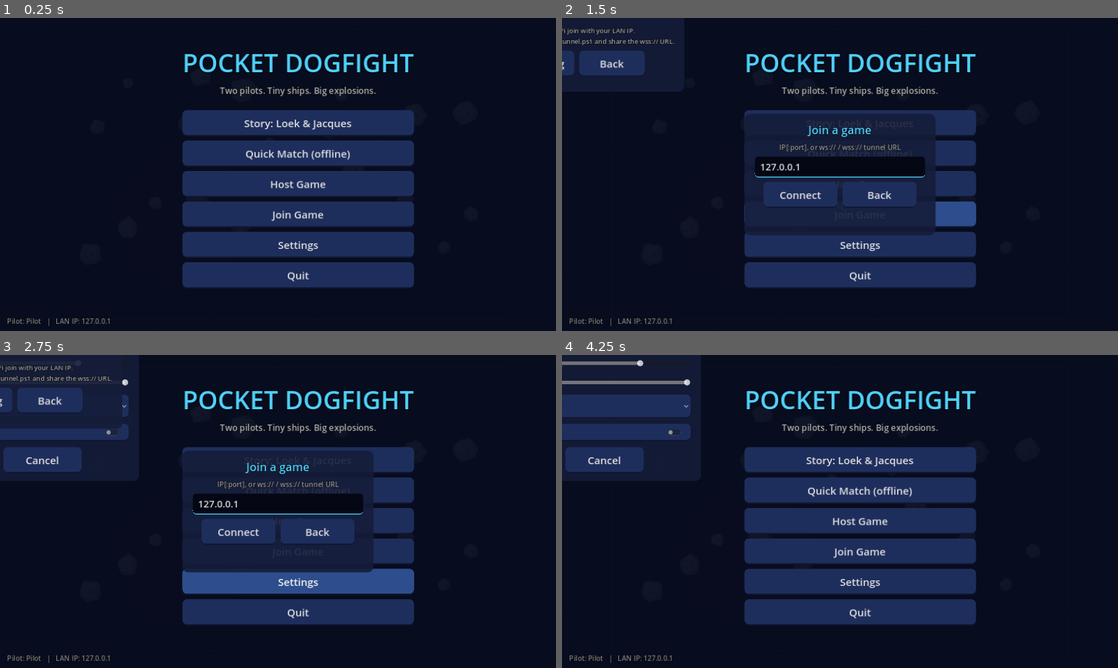
Above: before the commit, frames 1-4 (two rows, left to right).
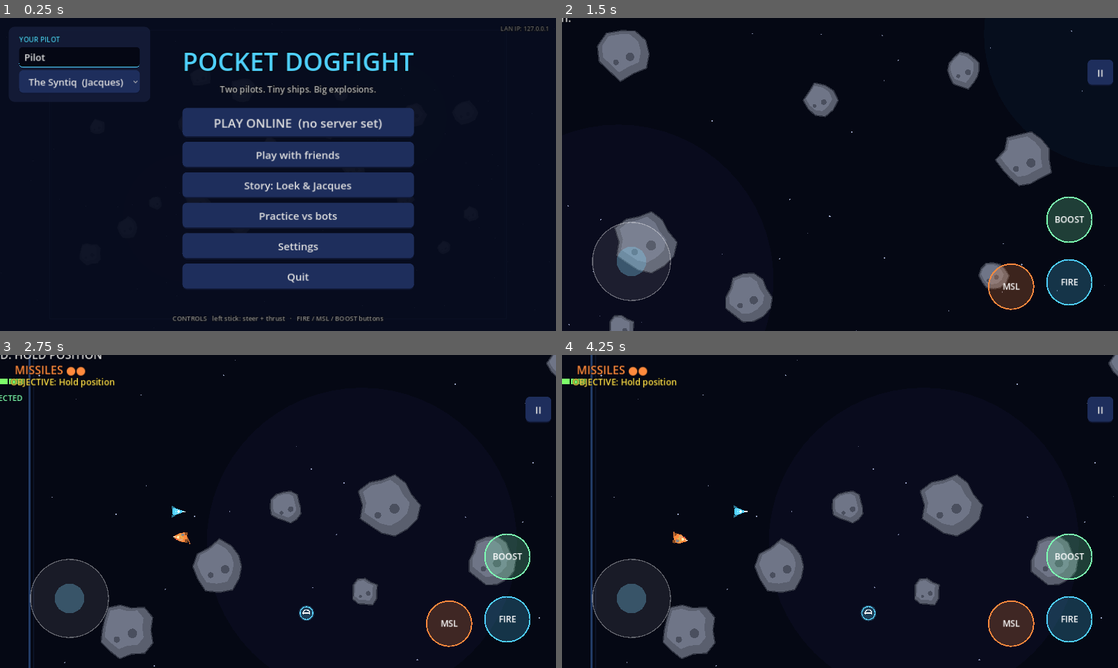
Above: after the commit, the same moments.

Repository: Jacquesmaas2/Pocket-DogFight
Game: Godot game, scene res://scenes/bootstrap/bootstrap.tscn
Same seed, same stepped clock (60 frames per second), same inputs: the game is played once before the commit and once after it.
Inputs (mouse positions are in pixels of both pictures, inside the frame that each line leads up to):
- Up to frame 1 (0.25 s): no input
- Up to frame 2 (1.5 s): click (862, 183) at 0.5 s, where only the run before the commit has a clickable "Host Game"; click (862, 215) at 1.25 s, where only the run before the commit has a clickable "Join Game"
- Up to frame 3 (2.75 s): click (300, 580) at 2 s, where only the run before the commit has a clickable "Settings"
- Up to frame 4 (4.25 s): click (878, 533) at 2.75 s, where only the run before the commit has a clickable "Back"; click (612, 401) at 3.5 s, where only the run before the commit has a clickable "Back"

The runs differ from the first frame. In frame 1, 7.4% of the frame differs, in the area x 1-99%, y 2-99%; in frame 2, 36%; in frame 3, 38%; in frame 4, 38%, in the area x 0-100%, y 0-100%.

Commit message:
Clearer UI (PLAY ONLINE, pilot card, friends/join panels, lobby invite link + copy, status/countdown) and online hosting system (dedicated server lifecycle, Dockerfile, fly.toml, render.yaml, server.txt via repo variable, go_online.ps1)

Diff:
--- a/project.godot
+++ b/project.godot
@@ -96,6 +96,13 @@
 common/physics_ticks_per_second=60
 2d/default_gravity=0.0
 
+[pocket_dogfight]
+
+; Public always-on server used by PLAY ONLINE (wss://host). Overridden by PD_DEFAULT_SERVER env or build/web/server.txt.
+default_server=""
+; Public URL of the browser build; used to build share links from native clients.
+web_client_url="https://jacquesmaas2.github.io/Pocket-DogFight/"
+
 [rendering]
 
 renderer/rendering_method="gl_compatibility"
--- a/scripts/core/bootstrap.gd
+++ b/scripts/core/bootstrap.gd
@@ -1,21 +1,52 @@
 extends Node
-## Bootstrap: applies theme, handles dedicated-server start, then opens the menu.
+## Bootstrap: dedicated-server lifecycle, or open the menu.
+## Dedicated server: waits in this scene, counts down once 2+ pilots are present, starts the match,
+## and comes back here when the match is empty.
+
+const START_COUNTDOWN := 12
+var _countdown: int = -1
+var _timer: Timer
 
 
 func _ready() -> void:
-	if Net.is_dedicated:
+	if not Net.is_dedicated:
+		Game.goto("menu")
+		return
+	if not Net.is_online():
 		var err := Net.host("", true)
 		if err != OK:
 			push_error("Dedicated server failed to start")
 			get_tree().quit(1)
 			return
 		print("Pocket Dogfight dedicated server listening on port %d (%s)" % [Net.port, Net.transport])
-		Net.players_changed.connect(_auto_start)
-		return
-	Game.goto("menu")
+	_timer = Timer.new()
+	_timer.wait_time = 1.0
+	_timer.timeout.connect(_tick)
+	add_child(_timer)
+	_timer.start()
+	Net.players_changed.connect(_update_status)
+	_update_status()
 
 
-func _auto_start() -> void:
-	# Dedicated server: start the match once two players are present and nothing is running.
-	if Net.players.size() >= 2 and get_tree().current_scene == self:
+func _update_status() -> void:
+	var n := Net.players.size()
+	if n >= 2:
+		if _countdown < 0:
+			_countdown = START_COUNTDOWN
+		Net.set_lobby_status("Match starting", _countdown)
+	else:
+		_countdown = -1
+		Net.set_lobby_status("Waiting for players  %d / 2" % n)
+
+
+func _tick() -> void:
+	if _countdown < 0:
+		return
+	_countdown -= 1
+	if _countdown <= 0:
+		_timer.stop()
+		Net.set_lobby_status("Launching…", 0)
+		print("Starting match with %d players" % Net.players.size())
 		Game.start_match()
+	else:
+		Net.set_lobby_status("Match starting", _countdown)
--- a/scripts/gameplay/match_manager.gd
+++ b/scripts/gameplay/match_manager.gd
@@ -246,6 +246,9 @@
 		respawn_timers.erase(id)
 		if ships.find_ship(id) != null:
 			ships.server_remove(id)
+		if Net.is_dedicated and Net.players.is_empty():
+			# Empty dedicated server: go back to the waiting lobby for the next group.
+			get_tree().call_deferred("change_scene_to_file", "res://scenes/bootstrap/bootstrap.tscn")
 
 
 func _on_ship_spawned(ship: Ship) -> void:
--- a/scripts/multiplayer/network_manager.gd
+++ b/scripts/multiplayer/network_manager.gd
@@ -8,6 +8,7 @@
 signal connected_to_host
 signal disconnected_from_host
 signal hosting_started
+signal lobby_status_changed(text: String, seconds_left: int)
 
 const TRANSPORT_ENET := "enet"
 const TRANSPORT_WEBSOCKET := "websocket"
@@ -19,6 +20,10 @@
 var port: int = 24565
 var public_url: String = ""
 var story_mode: bool = false
+## Public "always on" server the PLAY ONLINE button connects to (project setting / env / server.txt on web).
+var default_server: String = ""
+var lobby_status: String = ""
+var lobby_seconds: int = -1
 # External multiplayer service configuration (never committed values; see WEB-DEPLOYMENT.md).
 var signaling_url: String = ""
 var ice_servers: Array = [] # e.g. [{"urls": ["stun:stun.example.org:3478"]}]
@@ -37,7 +42,13 @@
 
 
 func _read_environment() -> void:
+	default_server = str(ProjectSettings.get_setting("pocket_dogfight/default_server", ""))
+	var env_default := OS.get_environment("PD_DEFAULT_SERVER")
+	if env_default != "":
+		default_server = env_default
 	var env_port := OS.get_environment("PD_PORT")
+	if env_port == "":
+		env_port = OS.get_environment("PORT") # Fly.io / Render / Railway convention
 	if env_port.is_valid_int():
 		port = int(env_port)
 	var env_transport := OS.get_environment("PD_TRANSPORT")
@@ -207,6 +218,8 @@
 
 func _on_connected() -> void:
 	_hello.rpc_id(1, Settings.player_name, Settings.preferred_ship)
+	if _pending_timeout != null and _pending_timeout.timeout.is_connected(_on_connect_timeout):
+		_pending_timeout.timeout.disconnect(_on_connect_timeout)
 	connected_to_host.emit()
 
 
@@ -241,6 +254,8 @@
 		color += 1
 	players[id] = _make_player(pname, ship, color)
 	_sync_players.rpc(players)
+	if lobby_status != "":
+		_lobby_status.rpc_id(id, lobby_status, lobby_seconds)
 	players_changed.emit()
 
 
@@ -248,6 +263,33 @@
 func _sync_players(data: Dictionary) -> void:
 	players = data
 	players_changed.emit()
+
+
+## Server: tell everyone in the lobby what is happening ("Waiting for players 1/2", countdown...).
+func set_lobby_status(text: String, seconds_left: int = -1) -> void:
+	if not is_server():
+		return
+	_lobby_status.rpc(text, seconds_left)
+	_lobby_status(text, seconds_left)
+
+
+@rpc("authority", "reliable", "call_remote")
+func _lobby_status(text: String, seconds_left: int) -> void:
+	lobby_status = text
+	lobby_seconds = seconds_left
+	lobby_status_changed.emit(text, seconds_left)
+
+
+## Share link for the browser build (falls back to the raw server address).
+func share_link(server_address: String) -> String:
+	var pages := str(ProjectSettings.get_setting("pocket_dogfight/web_client_url", ""))
+	if OS.has_feature("web"):
+		var origin = JavaScriptBridge.eval("window.location.origin + window.location.pathname", true)
+		if origin != null and str(origin) != "":
+			pages = str(origin)
+	if pages == "":
+		return server_address
+	return "%s?server=%s" % [pages, server_address]
 
 
 func broadcast_players() -> void:
--- a/scripts/ui/lobby.gd
+++ b/scripts/ui/lobby.gd
@@ -1,9 +1,13 @@
 extends Control
-## Pre-match lobby: player list, connection info, start (host only).
+## Pre-match lobby: who is here, how to invite others, when the match starts.
 
 var _list: VBoxContainer
-var _info: Label
+var _status: Label
+var _link_edit: LineEdit
+var _copy_btn: Button
 var _start_btn: Button
+var _count_label: Label
+var _hint: Label
 
 
 func _ready() -> void:
@@ -13,45 +17,92 @@
 	var box := VBoxContainer.new()
 	box.add_theme_constant_override("separation", 12)
 	box.add_child(UIKit.title("LOBBY"))
-	_info = UIKit.label("", 18, Color(1, 1, 1, 0.75), HORIZONTAL_ALIGNMENT_CENTER)
-	_info.autowrap_mode = TextServer.AUTOWRAP_WORD_SMART
-	box.add_child(_info)
+	_count_label = UIKit.label("", 22, Color.WHITE, HORIZONTAL_ALIGNMENT_CENTER)
+	box.add_child(_count_label)
 	_list = VBoxContainer.new()
+	_list.custom_minimum_size.y = 150
 	box.add_child(UIKit.panel(_list))
+
+	var invite := VBoxContainer.new()
+	invite.add_theme_constant_override("separation", 6)
+	invite.add_child(UIKit.label("INVITE FRIENDS — send them this link", 15, UIKit.ACCENT))
 	var row := HBoxContainer.new()
-	row.alignment = BoxContainer.ALIGNMENT_CENTER
-	row.add_theme_constant_override("separation", 12)
-	_start_btn = UIKit.button("Start Match", func() -> void: Game.start_match(), 220)
-	row.add_child(_start_btn)
-	row.add_child(UIKit.button("Leave", func() -> void: Game.return_to_menu(), 160))
-	box.add_child(row)
+	row.add_theme_constant_override("separation", 8)
+	_link_edit = LineEdit.new()
+	_link_edit.editable = false
+	_link_edit.size_flags_horizontal = SIZE_EXPAND_FILL
+	_link_edit.custom_minimum_size.y = 44
+	row.add_child(_link_edit)
+	_copy_btn = UIKit.button("Copy", _copy_link, 110)
+	row.add_child(_copy_btn)
+	invite.add_child(row)
+	_hint = UIKit.label("", 14, Color(1, 1, 1, 0.6))
+	_hint.autowrap_mode = TextServer.AUTOWRAP_WORD_SMART
+	invite.add_child(_hint)
+	box.add_child(UIKit.panel(invite))
+
+	_status = UIKit.label("", 18, Color("ffe04a"), HORIZONTAL_ALIGNMENT_CENTER)
+	_status.autowrap_mode = TextServer.AUTOWRAP_WORD_SMART
+	box.add_child(_status)
+	var btns := HBoxContainer.new()
+	btns.alignment = BoxContainer.ALIGNMENT_CENTER
+	btns.add_theme_constant_override("separation", 12)
+	_start_btn = UIKit.button("START MATCH", func() -> void: Game.start_match(), 240)
+	_start_btn.custom_minimum_size.y = 60
+	btns.add_child(_start_btn)
+	btns.add_child(UIKit.button("Leave", func() -> void: Game.return_to_menu(), 160))
+	box.add_child(btns)
 	box.set_anchors_preset(PRESET_CENTER)
-	box.offset_left = -360
-	box.offset_right = 360
-	box.offset_top = -280
-	box.offset_bottom = 280
+	box.offset_left = -380
+	box.offset_right = 380
+	box.offset_top = -330
+	box.offset_bottom = 330
 	add_child(box)
 	Net.players_changed.connect(_refresh)
+	Net.lobby_status_changed.connect(func(_t: String, _s: int) -> void: _refresh())
 	_refresh()
+
+
+func _server_address() -> String:
+	if Net.is_server():
+		if Net.public_url != "":
+			return Net.public_url
+		return "%s%s:%d" % ["ws://" if Net.transport == Net.TRANSPORT_WEBSOCKET else "enet://", Net.local_ip_hint(), Net.port]
+	return Settings.last_address if Settings.last_address != "" else Net.default_server
 
 
 func _refresh() -> void:
 	for c in _list.get_children():
 		c.queue_free()
+	var n := Net.players.size()
+	_count_label.text = "%d / %d pilots" % [n, Config.match_config.max_players]
 	for id in Net.players:
 		var p: Dictionary = Net.players[id]
-		var txt := "%s  —  %s%s" % [p["name"], Config.ship_stats(p["ship"]).display_name, "  (host)" if id == 1 else ""]
-		_list.add_child(UIKit.label(txt, 22, Net.player_color(id)))
-	if _list.get_child_count() == 0:
-		_list.add_child(UIKit.label("Waiting for players...", 20, Color(1, 1, 1, 0.5)))
+		var you := "  (you)" if id == Net.local_id() else ""
+		var host := "  · host" if id == 1 and not Net.is_dedicated else ""
+		_list.add_child(UIKit.label("●  %s  —  %s%s%s" % [p["name"], Config.ship_stats(p["ship"]).display_name, host, you], 22, Net.player_color(id)))
+	if n == 0:
+		_list.add_child(UIKit.label("Nobody here yet.", 20, Color(1, 1, 1, 0.5)))
+	_link_edit.text = Net.share_link(_server_address())
 	_start_btn.visible = Net.is_server()
+	_start_btn.disabled = n < 1
 	if Net.is_server():
-		var scheme := "ws://" if Net.transport == Net.TRANSPORT_WEBSOCKET else ""
-		var lines := ["Hosting via %s on port %d" % [Net.transport.to_upper(), Net.port], "LAN: %s%s:%d" % [scheme, Net.local_ip_hint(), Net.port]]
-		if Net.public_url != "":
-			lines.append("Public: %s" % Net.public_url)
+		_hint.text = "LAN players can also type %s. For the internet keep a tunnel running (tools/start_tunnel.ps1) or use a hosted server." % _server_address()
+		_status.text = "You are the host. Press START MATCH when everyone is in (players can still join later)."
+	else:
+		_hint.text = "Anyone who opens this link lands in the same lobby."
+		if Net.lobby_status != "":
+			_status.text = Net.lobby_status if Net.lobby_seconds < 0 else "%s  (%ds)" % [Net.lobby_status, Net.lobby_seconds]
 		else:
-			lines.append("Public: run tools/start_tunnel.ps1 and share the wss:// URL")
-		_info.text = "\n".join(lines)
+			_status.text = "Connected. Waiting for the host to start." if n >= 2 else "Connected. Waiting for more pilots…"
+
+
+func _copy_link() -> void:
+	var link := _link_edit.text
+	if OS.has_feature("web"):
+		JavaScriptBridge.eval("navigator.clipboard && navigator.clipboard.writeText(%s)" % JSON.stringify(link), true)
 	else:
-		_info.text = "Connected. Waiting for the host to start."
+		DisplayServer.clipboard_set(link)
+	_copy_btn.text = "Copied!"
+	Audio.play("powerup", -8.0)
+	get_tree().create_timer(1.5).timeout.connect(func() -> void: _copy_btn.text = "Copy")
--- a/scripts/ui/main_menu.gd
+++ b/scripts/ui/main_menu.gd
@@ -1,11 +1,16 @@
 extends Control
-## Main menu: Story, Host, Join, Settings, Quit.
+## Main menu: one obvious way to play online, friends/LAN options, story, practice, settings.
 
 var _settings: Control
 var _status: Label
 var _address: LineEdit
-var _transport: OptionButton
 var _join_panel: PanelContainer
+var _friends_panel: PanelContainer
+var _name_edit: LineEdit
+var _ship_opt: OptionButton
+var _online_btn: Button
+var _connecting: bool = false
+var _http: HTTPRequest
 
 
 func _ready() -> void:
@@ -13,11 +18,36 @@
 	set_anchors_preset(PRESET_FULL_RECT)
 	UIKit.fullscreen_bg(self)
 	var bg: Node2D = load("res://scenes/arenas/asteroid_belt.tscn").instantiate()
-	bg.build_asteroids = true
 	bg.position = get_viewport_rect().size / 2
 	bg.scale = Vector2(0.35, 0.35)
 	add_child(bg)
 	move_child(bg, 1)
+
+	_build_main()
+	_build_pilot_card()
+	_build_friends_panel()
+	_build_join_panel()
+	_build_help()
+	_settings = load("res://scripts/ui/settings_menu.gd").new()
+	add_child(_settings)
+	var hb: Control = load("res://scripts/ui/host_dialog.gd").new()
+	hb.name = "HostDialog"
+	add_child(hb)
+
+	Net.connection_failed.connect(_on_failed)
+	Net.connected_to_host.connect(func() -> void: Game.goto("lobby"))
+	Settings.changed.connect(_refresh_pilot)
+	_refresh_online_button()
+	if OS.has_feature("web"):
+		_fetch_web_default_server()
+	var param := _url_server_param()
+	if param != "":
+		_address.text = param
+		_connect_to(param)
+
+
+# ---------------------------------------------------------------- layout
+func _build_main() -> void:
 	var box := VBoxContainer.new()
 	box.alignment = BoxContainer.ALIGNMENT_CENTER
 	box.add_theme_constant_override("separation", 10)
@@ -25,103 +55,218 @@
 	t.add_theme_font_size_override("font_size", 58)
 	box.add_child(t)
 	box.add_child(UIKit.label("Two pilots. Tiny ships. Big explosions.", 20, Color(1, 1, 1, 0.7), HORIZONTAL_ALIGNMENT_CENTER))
-	box.add_child(UIKit.spacer(10))
-	box.add_child(UIKit.button("Story: Loek & Jacques", func() -> void: Game.goto("story_select")))
-	box.add_child(UIKit.button("Quick Match (offline)", _quick_match))
-	if not OS.has_feature("web"):
-		box.add_child(UIKit.button("Host Game", _host))
-	box.add_child(UIKit.button("Join Game", _show_join))
-	box.add_child(UIKit.button("Settings", func() -> void: _settings.open()))
+	box.add_child(UIKit.spacer(8))
+	_online_btn = UIKit.button("PLAY ONLINE", _play_online, 320)
+	_online_btn.custom_minimum_size.y = 68
+	_online_btn.add_theme_font_size_override("font_size", 28)
+	box.add_child(_online_btn)
+	box.add_child(UIKit.button("Play with friends", func() -> void: _show(_friends_panel), 320))
+	box.add_child(UIKit.button("Story: Loek & Jacques", func() -> void: Game.goto("story_select"), 320))
+	box.add_child(UIKit.button("Practice vs bots", _quick_match, 320))
+	box.add_child(UIKit.button("Settings", func() -> void: _settings.open(), 320))
 	if OS.get_name() not in ["Android", "iOS", "Web"]:
-		box.add_child(UIKit.button("Quit", func() -> void: get_tree().quit()))
+		box.add_child(UIKit.button("Quit", func() -> void: get_tree().quit(), 320))
 	_status = UIKit.label("", 18, Color("ffe04a"), HORIZONTAL_ALIGNMENT_CENTER)
+	_status.autowrap_mode = TextServer.AUTOWRAP_WORD_SMART
+	_status.custom_minimum_size.x = 420
 	box.add_child(_status)
 	box.set_anchors_preset(PRESET_CENTER)
 	box.offset_left = -220
 	box.offset_right = 220
-	box.offset_top = -300
-	box.offset_bottom = 300
+	box.offset_top = -330
+	box.offset_bottom = 330
 	add_child(box)
 
+
+func _build_pilot_card() -> void:
+	var col := VBoxContainer.new()
+	col.add_theme_constant_override("separation", 6)
+	col.add_child(UIKit.label("YOUR PILOT", 16, UIKit.ACCENT))
+	_name_edit = LineEdit.new()
+	_name_edit.max_length = 16
+	_name_edit.placeholder_text = "Callsign"
+	_name_edit.text = Settings.player_name
+	_name_edit.custom_minimum_size = Vector2(220, 44)
+	_name_edit.text_submitted.connect(func(_t: String) -> void: _save_pilot())
+	_name_edit.focus_exited.connect(_save_pilot)
+	col.add_child(_name_edit)
+	_ship_opt = OptionButton.new()
+	_ship_opt.add_item("The Syntiq  (Jacques)")
+	_ship_opt.set_item_metadata(0, "syntiq")
+	_ship_opt.add_item("The Bad Idea  (Loek)")
+	_ship_opt.set_item_metadata(1, "bad_idea")
+	_ship_opt.add_item("Pocket Fighter")
+	_ship_opt.set_item_metadata(2, "generic")
+	_ship_opt.item_selected.connect(func(_i: int) -> void: _save_pilot())
+	col.add_child(_ship_opt)
+	var card := UIKit.panel(col)
+	card.set_anchors_preset(PRESET_TOP_LEFT)
+	card.offset_left = 20
+	card.offset_top = 20
+	card.offset_right = 290
+	card.offset_bottom = 170
+	add_child(card)
+	_refresh_pilot()
+
+
+func _build_friends_panel() -> void:
+	var box := VBoxContainer.new()
+	box.add_theme_constant_override("separation", 10)
+	box.add_child(UIKit.label("Play with friends", 26, UIKit.ACCENT, HORIZONTAL_ALIGNMENT_CENTER))
+	if Net.can_host():
+		box.add_child(UIKit.label("Host a game on this device, then share the link from the lobby.", 16, Color(1, 1, 1, 0.65), HORIZONTAL_ALIGNMENT_CENTER))
+		box.add_child(UIKit.button("Host a game", func() -> void: _friends_panel.visible = false; get_node("HostDialog").open(), 300))
+	else:
+		box.add_child(UIKit.label("Browsers can't host. Ask a friend on PC to host, or use PLAY ONLINE.", 16, Color(1, 1, 1, 0.65), HORIZONTAL_ALIGNMENT_CENTER))
+	box.add_child(UIKit.button("Join with a link or address", func() -> void: _friends_panel.visible = false; _show(_join_panel), 300))
+	box.add_child(UIKit.button("Back", func() -> void: _friends_panel.visible = false, 160))
+	_friends_panel = UIKit.panel(box)
+	_friends_panel.set_anchors_preset(PRESET_CENTER)
+	_friends_panel.offset_left = -240
+	_friends_panel.offset_right = 240
+	_friends_panel.offset_top = -150
+	_friends_panel.offset_bottom = 150
+	_friends_panel.visible = false
+	add_child(_friends_panel)
+
+
+func _build_join_panel() -> void:
 	var jb := VBoxContainer.new()
 	jb.add_theme_constant_override("separation", 10)
 	jb.add_child(UIKit.label("Join a game", 26, UIKit.ACCENT, HORIZONTAL_ALIGNMENT_CENTER))
-	jb.add_child(UIKit.label("IP[:port], or ws:// / wss:// tunnel URL", 16, Color(1, 1, 1, 0.6), HORIZONTAL_ALIGNMENT_CENTER))
+	jb.add_child(UIKit.label("Paste the link your friend shared, or an address:\nwss://…  ·  ws://192.168.1.20:24565  ·  192.168.1.20", 15, Color(1, 1, 1, 0.6), HORIZONTAL_ALIGNMENT_CENTER))
 	_address = LineEdit.new()
-	_address.text = _url_server_param() if _url_server_param() != "" else Settings.last_address
-	_address.placeholder_text = "127.0.0.1"
-	_address.custom_minimum_size = Vector2(360, 48)
+	_address.text = Settings.last_address
+	_address.placeholder_text = "wss://example.trycloudflare.com"
+	_address.custom_minimum_size = Vector2(380, 48)
+	_address.text_submitted.connect(func(_t: String) -> void: _join())
 	jb.add_child(_address)
 	var row := HBoxContainer.new()
 	row.alignment = BoxContainer.ALIGNMENT_CENTER
 	row.add_theme_constant_override("separation", 12)
 	row.add_child(UIKit.button("Connect", _join, 170))
-	row.add_child(UIKit.button("Back", func() -> void: _join_panel.visible = false, 170))
+	row.add_child(UIKit.button("Back", func() -> void: _join_panel.visible = false; _cancel_connect(), 170))
 	jb.add_child(row)
 	_join_panel = UIKit.panel(jb)
 	_join_panel.set_anchors_preset(PRESET_CENTER)
-	_join_panel.offset_left = -220
-	_join_panel.offset_right = 220
-	_join_panel.offset_top = -140
-	_join_panel.offset_bottom = 140
+	_join_panel.offset_left = -240
+	_join_panel.offset_right = 240
+	_join_panel.offset_top = -150
+	_join_panel.offset_bottom = 150
 	_join_panel.visible = false
 	add_child(_join_panel)
 
-	_settings = load("res://scripts/ui/settings_menu.gd").new()
-	add_child(_settings)
-
-	var version := UIKit.label("Pilot: %s   |   LAN IP: %s" % [Settings.player_name, Net.local_ip_hint()], 16, Color(1, 1, 1, 0.5))
-	version.set_anchors_preset(PRESET_BOTTOM_LEFT)
-	version.offset_left = 16
-	version.offset_top = -34
-	version.offset_right = 700
-	add_child(version)
-	Settings.changed.connect(func() -> void: version.text = "Pilot: %s   |   LAN IP: %s" % [Settings.player_name, Net.local_ip_hint()])
-
-	Net.connection_failed.connect(_on_failed)
-	Net.connected_to_host.connect(func() -> void: Game.goto("lobby"))
-	var hb: Control = load("res://scripts/ui/host_dialog.gd").new()
-	hb.name = "HostDialog"
-	add_child(hb)
-	if _url_server_param() != "":
-		_show_join()
+
+func _build_help() -> void:
+	var touch := Settings.touch_controls_enabled()
+	var text := "CONTROLS   left stick: steer + thrust   ·   FIRE / MSL / BOOST buttons" if touch else "CONTROLS   W thrust · A/D turn · SPACE laser · SHIFT missile · CTRL boost · TAB scores · ESC pause"
+	var help := UIKit.label(text, 15, Color(1, 1, 1, 0.55), HORIZONTAL_ALIGNMENT_CENTER)
+	help.set_anchors_preset(PRESET_BOTTOM_WIDE)
+	help.offset_top = -40
+	help.offset_bottom = -14
+	add_child(help)
+	var ip := UIKit.label("LAN IP: %s" % Net.local_ip_hint(), 14, Color(1, 1, 1, 0.4), HORIZONTAL_ALIGNMENT_RIGHT)
+	ip.set_anchors_preset(PRESET_TOP_RIGHT)
+	ip.offset_left = -320
+	ip.offset_right = -16
+	ip.offset_top = 14
+	add_child(ip)
+
+
+# ---------------------------------------------------------------- actions
+func _show(panel: Control) -> void:
+	_friends_panel.visible = false
+	_join_panel.visible = false
+	panel.visible = true
+	_status.text = ""
+
+
+func _save_pilot() -> void:
+	var n := _name_edit.text.strip_edges()
+	Settings.player_name = n if not n.is_empty() else "Pilot"
+	Settings.preferred_ship = str(_ship_opt.get_item_metadata(_ship_opt.selected))
+	Settings.save_settings()
+
+
+func _refresh_pilot() -> void:
+	if _name_edit.text != Settings.player_name:
+		_name_edit.text = Settings.player_name
+	for i in _ship_opt.item_count:
+		if _ship_opt.get_item_metadata(i) == Settings.preferred_ship:
+			_ship_opt.select(i)
+
+
+func _refresh_online_button() -> void:
+	var has := Net.default_server != ""
+	_online_btn.text = "PLAY ONLINE" if has else "PLAY ONLINE  (no server set)"
+	_online_btn.tooltip_text = Net.default_server if has else "No public server configured. Use 'Play with friends' to join a link."
+
+
+func _play_online() -> void:
+	if Net.default_server == "":
+		_show(_join_panel)
+		_status.text = "No public server is configured yet. Paste a friend's link, or host one yourself."
+		return
+	_connect_to(Net.default_server)
 
 
 func _quick_match() -> void:
 	Net.host_offline(false)
-	_add_bots_and_start()
-
-
-func _add_bots_and_start() -> void:
-	Game.current_mission_id = -2 # marker: offline quick match with bots
+	Game.current_mission_id = -2
 	Game.goto("match")
-
-
-func _host() -> void:
-	get_node("HostDialog").open()
-
-
-func _show_join() -> void:
-	_join_panel.visible = true
-	_status.text = ""
 
 
 func _join() -> void:
 	var addr := _address.text.strip_edges()
+	# Accept a full share link and extract its server parameter.
+	if addr.contains("?server="):
+		addr = addr.get_slice("?server=", 1).uri_decode()
 	Settings.last_address = addr
 	Settings.save_settings()
-	_status.text = "Connecting to %s..." % addr
+	_connect_to(addr)
+
+
+func _connect_to(addr: String) -> void:
+	if _connecting:
+		return
+	_connecting = true
+	_status.text = "Connecting to %s …" % addr
+	_online_btn.disabled = true
 	if Net.join(addr) != OK:
-		return
+		_connecting = false
+		_online_btn.disabled = false
+
+
+func _cancel_connect() -> void:
+	if _connecting:
+		Net.leave()
+		_connecting = false
+		_online_btn.disabled = false
+		_status.text = ""
 
 
 func _on_failed(reason: String) -> void:
-	_status.text = reason
-
-
-## Browser builds: https://host/?server=wss://... pre-fills (and auto-opens) the join dialog.
+	_connecting = false
+	_online_btn.disabled = false
+	_status.text = reason + "\nCheck the address, or ask the host whether the server is running."
+
+
+# ---------------------------------------------------------------- web helpers
+## Browser builds: https://host/?server=wss://... connects immediately.
 func _url_server_param() -> String:
 	if not OS.has_feature("web"):
 		return ""
 	var v = JavaScriptBridge.eval("new URLSearchParams(window.location.search).get('server') || ''", true)
 	return str(v).strip_edges() if v != null else ""
+
+
+## Browser builds read server.txt next to index.html (written by the deploy workflow).
+func _fetch_web_default_server() -> void:
+	_http = HTTPRequest.new()
+	add_child(_http)
+	_http.request_completed.connect(func(_r: int, code: int, _h: PackedStringArray, body: PackedByteArray) -> void:
+		var txt := body.get_string_from_utf8().strip_edges()
+		if code == 200 and (txt.begins_with("wss://") or txt.begins_with("ws://")):
+			Net.default_server = txt
+			_refresh_online_button())
+	_http.request("server.txt?nocache=%d" % Time.get_ticks_msec())
--- /dev/null
+++ b/tests/probe_server.gd
@@ -0,0 +1,22 @@
+extends SceneTree
+## Connects to a running dedicated server as a WebSocket client, verifies lobby status replication, then leaves.
+## Run: godot --headless -s tests/probe_server.gd -- --addr=ws://127.0.0.1:24565
+
+func _init() -> void:
+	var addr := "ws://127.0.0.1:24565"
+	for a in OS.get_cmdline_user_args():
+		if a.begins_with("--addr="):
+			addr = a.get_slice("=", 1)
+	await process_frame
+	var net := root.get_node("Net")
+	net.join(addr)
+	var ok := false
+	for i in 80:
+		await create_timer(0.1).timeout
+		if net.players.size() >= 1 and net.lobby_status != "":
+			ok = true
+			break
+	print("PROBE players=%d status='%s' seconds=%d -> %s" % [net.players.size(), net.lobby_status, net.lobby_seconds, "PASS" if ok else "FAIL"])
+	net.leave()
+	await create_timer(0.3).timeout
+	quit(0 if ok else 1)
Not shown, added: render.yaml
Not shown, changed: WEB-DEPLOYMENT.md
Not shown, added: tools/go_online.ps1
